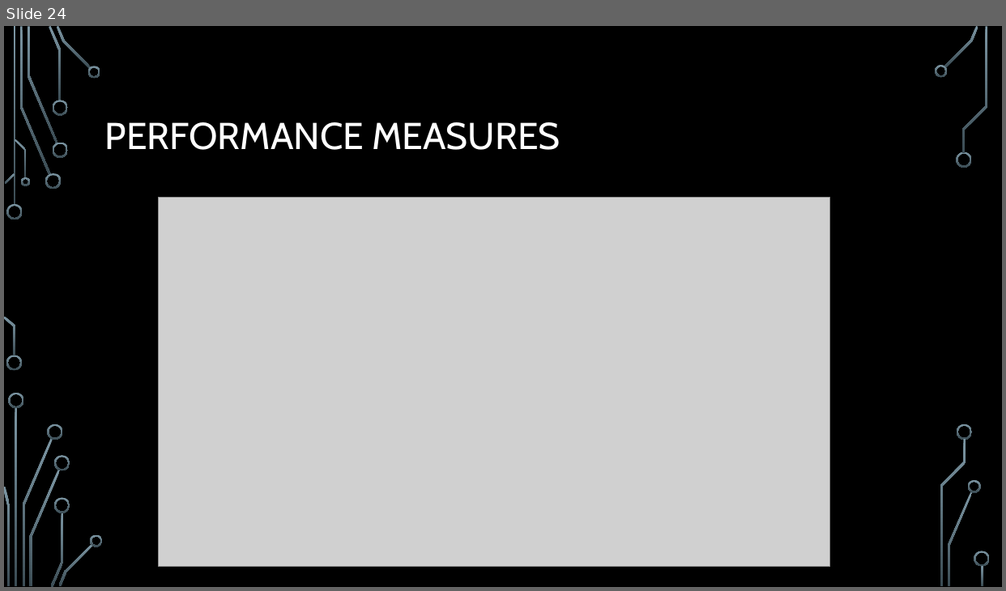
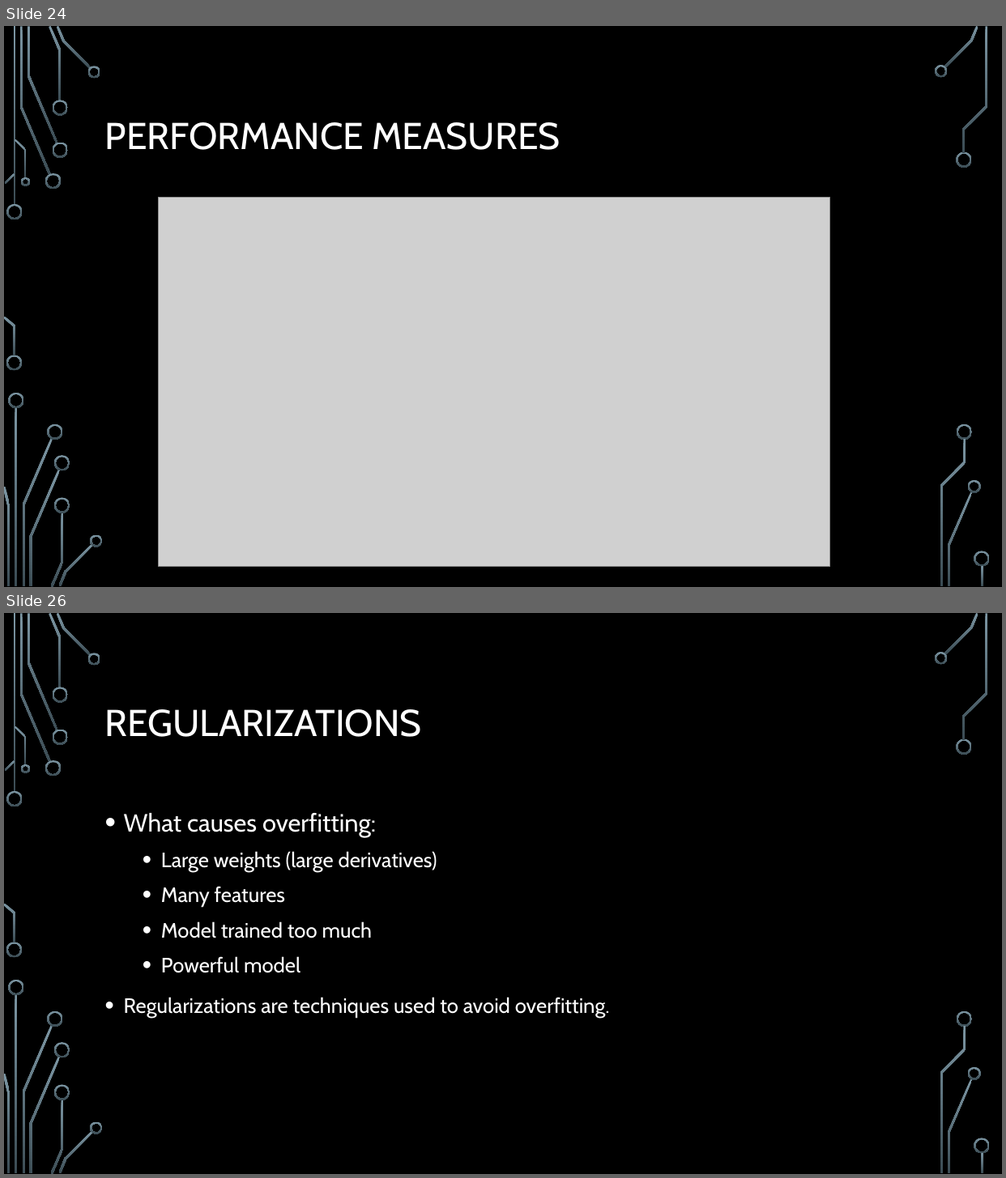
Before and after one commit to mohamad-qodosi/utech-summer-school-99-Machine-Learning, a slide deck: Slides/ML_4_Evaluation and tuning.pptx. Shown one above the other, each under a label of ours: slide 24 before the commit, slides 24 and 26 after it; the slides between them are not shown. The pictures are 1006x591 and 1006x1178 pixels, drawn with LibreOffice and Linux fonts; fonts in the diff are those of the drawing; grey boxes stand for pictures; background and template pictures are left out. Boxes give left, top, right and bottom in pixels: in the first picture for what was removed or moved away, otherwise in the second. Text is boxed around its words. In the diff, an @@ line names an element or a change of style, - is before the commit and + after.

Commit message:
add PowerPoints

```diff
--- a/Slides/ML_4_Evaluation and tuning.pptx
+++ b/Slides/ML_4_Evaluation and tuning.pptx
@@ slide 26 added at box(4, 613, 1002, 1174), background picture (left out); not listed: 36 template elements that a slide beside it also shows @@
@@ title added at box(105, 709, 422, 737), 36 pt, text #FFFFFF @@
+REGULARIZATIONS
@@ text added at box(124, 813, 610, 1018), 20 pt, text #FFFFFF @@
+• What causes overfitting:
+  • Large weights (large derivatives)
+  • Many features
+  • Model trained too much
+  • Powerful model
+• Regularizations are techniques used to avoid overfitting.
```
Also in this commit, not shown: 5 other slides added, 5 other files.
